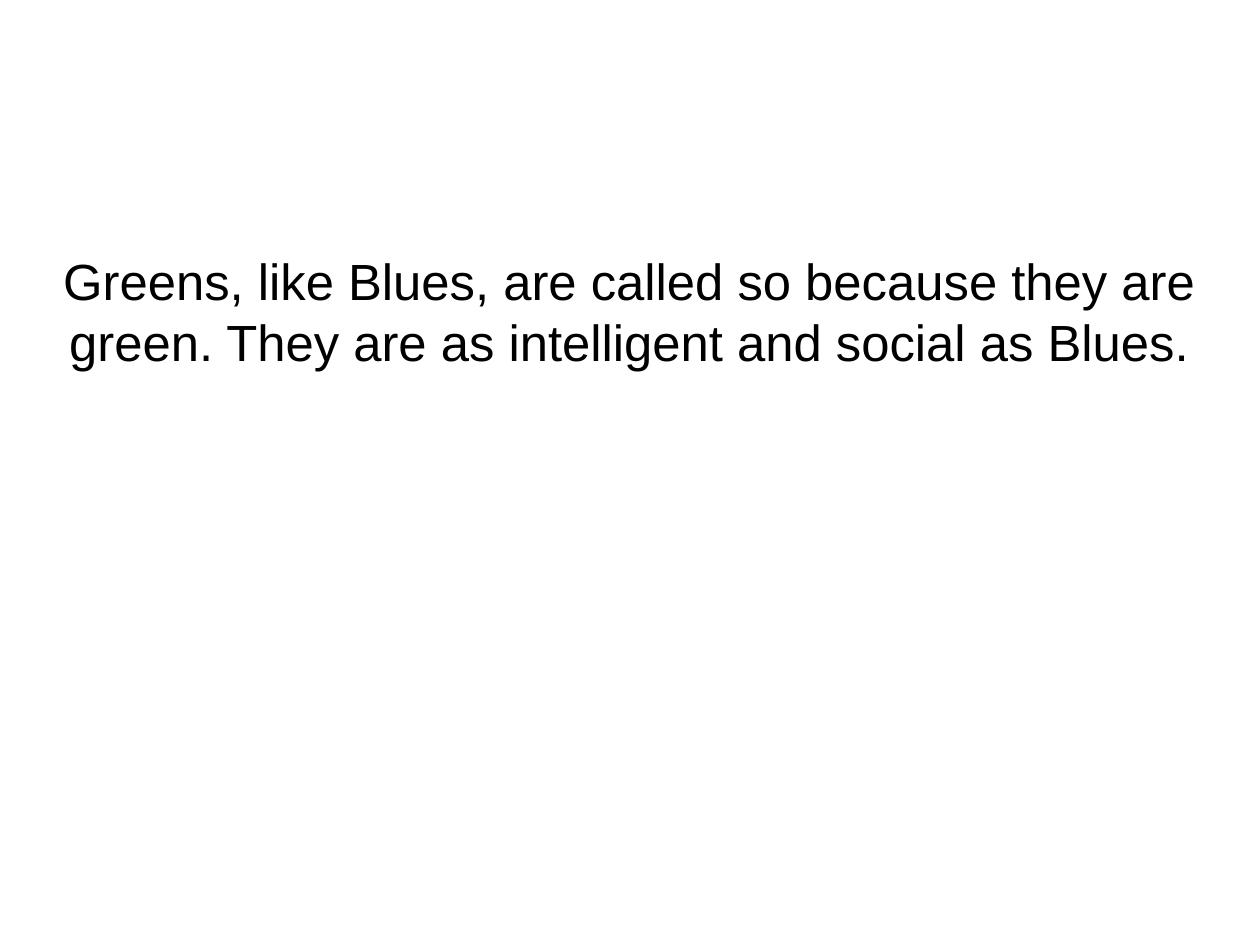
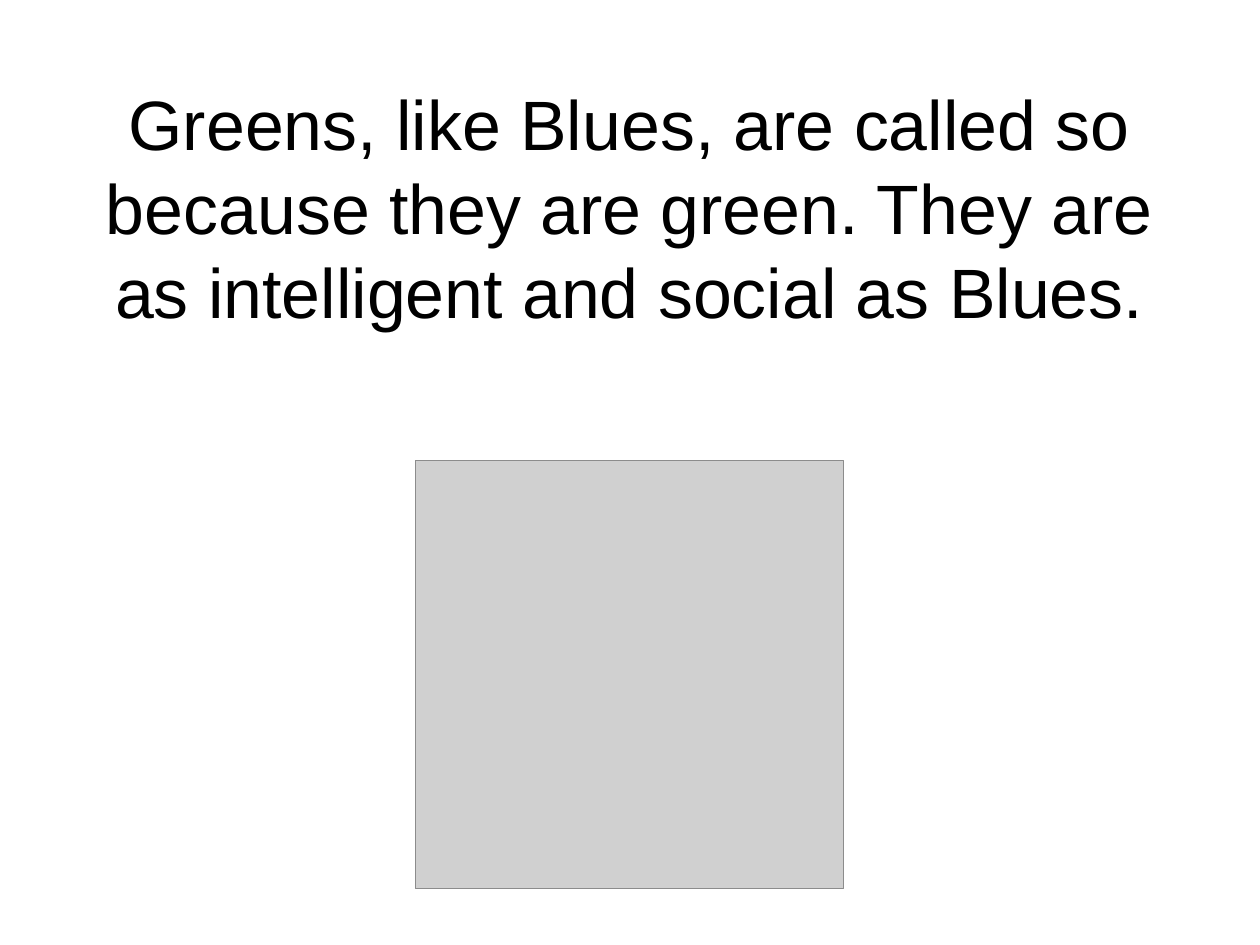
Before and after one commit to flxsosa/MoralDynamics, a slide deck: slide 3 of experiment_template/experiment_slides.odp. Drawn at 1260x945 pixels with LibreOffice and Linux fonts; fonts in the diff are those of the drawing; grey boxes stand for pictures. Boxes give left, top, right and bottom in pixels: in the first picture for what was removed or moved away, otherwise in the second. Text is boxed around its words. In the diff, an @@ line names an element or a change of style, - is before the commit and + after.

```diff
--- a/experiment_template/experiment_slides.odp
+++ b/experiment_template/experiment_slides.odp
@@ title "Greens, like Blues, are called ...": place and size @@
-title "Greens, like Blues, are called ..." at bbox=[63, 263, 1194, 371]
+title "Greens, like Blues, are called ..." at bbox=[106, 99, 1152, 331]
@@ title "Greens, like Blues, are called ..." at bbox=[106, 99, 1152, 331]: size 32 to 44 pt @@
@@ picture added at bbox=[415, 461, 844, 890] @@
```
Also in this commit, not shown: 6 other slides changed.
